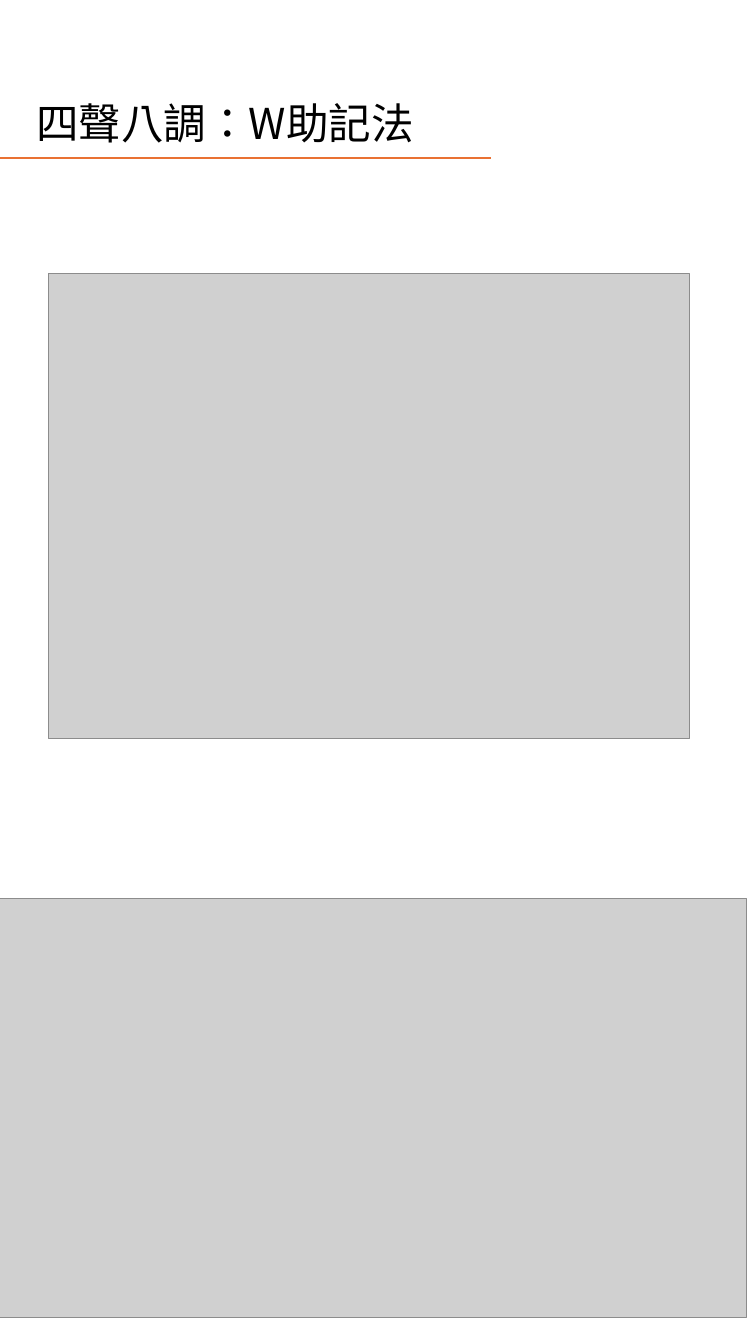
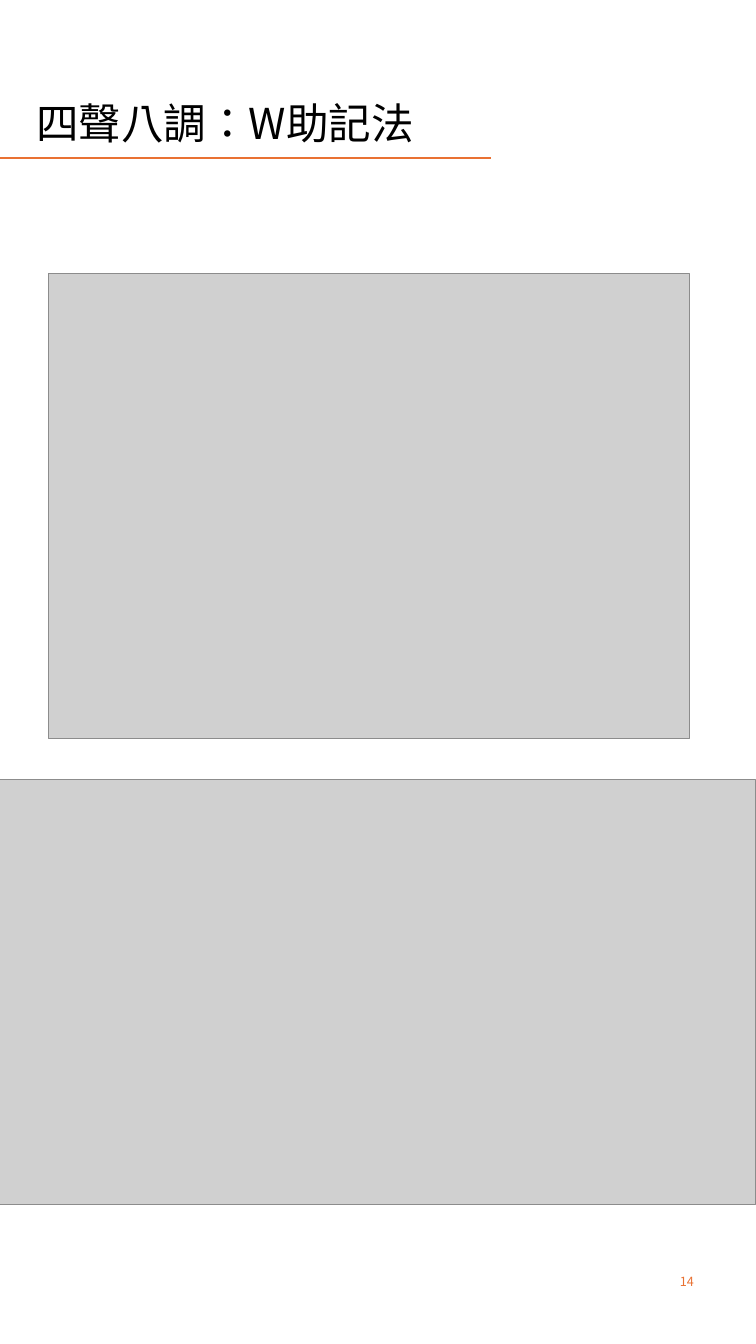
Before and after one commit to AlanJui/Piau-Im, a slide deck: slide 14 of Documents/十五音教材/閩南語之四聲八調與變調規則.pptx. Drawn at 756x1344 pixels with LibreOffice and Linux fonts; fonts in the diff are those of the drawing; grey boxes stand for pictures. Boxes give left, top, right and bottom in pixels: in the first picture for what was removed or moved away, otherwise in the second. Text is boxed around its words. In the diff, an @@ line names an element or a change of style, - is before the commit and + after.

```diff
--- a/Documents/十五音教材/閩南語之四聲八調與變調規則.pptx
+++ b/Documents/十五音教材/閩南語之四聲八調與變調規則.pptx
@@ picture: place and size @@
-picture at [0,899,747,1317]
+picture at [0,779,756,1205]
@@ page number added at [680,1276,694,1286], 9 pt, text #E97132 @@
+14
```
Also in this commit, not shown: 5 other slides changed, 7 other files.
